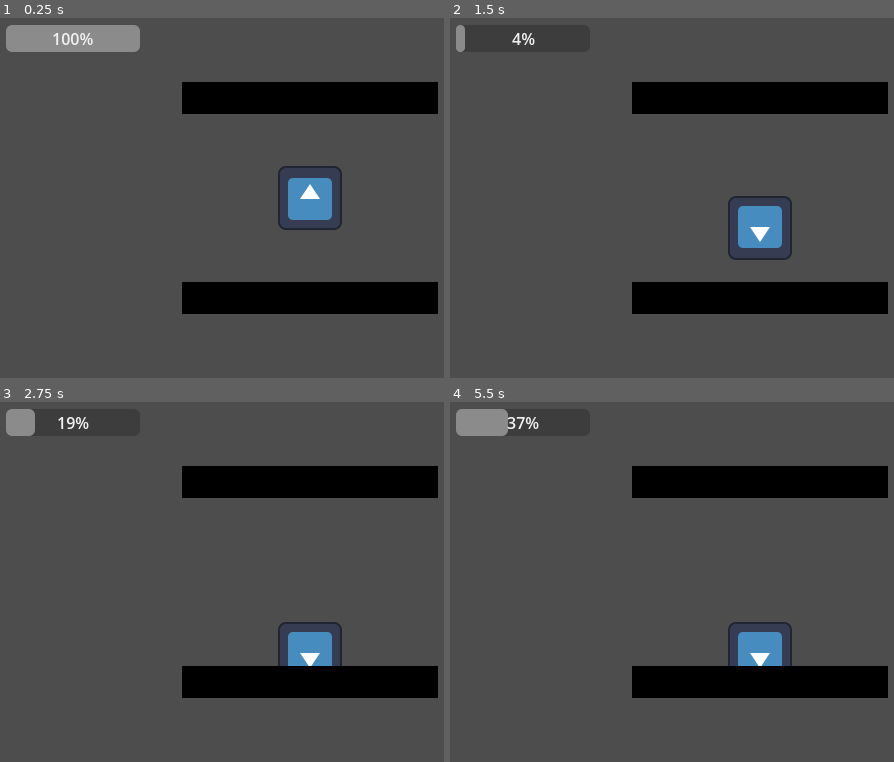
Above: before the commit, frames 1-4 (two rows, left to right).
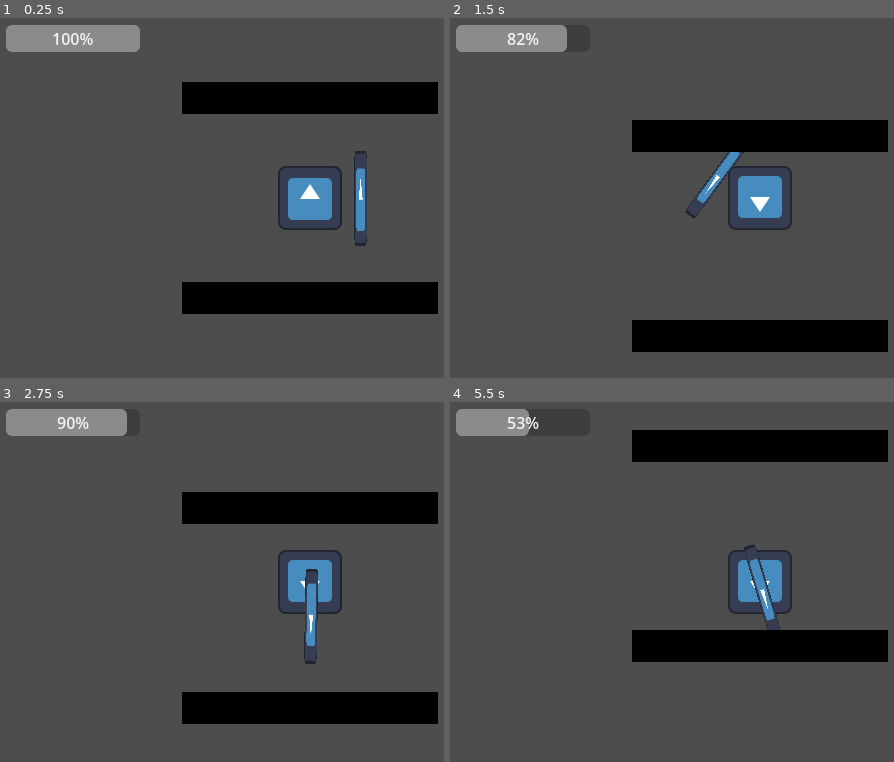
Above: after the commit, the same moments.

Repository: HackUMBC-2026/MainRepo
Game: Godot game, scene res://main.tscn
Same seed, same stepped clock (60 frames per second), same inputs: the game is played once before the commit and once after it. The engine's default icon, where the game draws it, is replaced by a stand-in: a white triangle on a blue panel in a dark square.
Inputs (mouse positions are in pixels of both pictures, inside the frame that each line leads up to):
- Up to frame 1 (0.25 s): no input
- Up to frame 2 (1.5 s): tap Enter at 0.5 s; move the mouse to (outside the picture) at 0.52 s; hold 3 (sword_right, bound only after the commit) 0.53-1.28 s; hold Space (dash) 0.53-1.28 s; tap Shift (sprint) at 0.8, 1.35 s; move the mouse to (632, 216) at 1.27 s; hold S (move_down) from 1.28 s (still down)
- Up to frame 3 (2.75 s): click (182, 600) at 1.55 s; move the mouse to (372, 502) at 2.02 s; release S (move_down) at 2.03 s; press the mouse at (372, 502) at 2.03 s; hold 3 (sword_right, bound only after the commit) from 2.03 s (still down); tap 2 (sword_center, bound only after the commit) at 2.3 s
- Up to frame 4 (5.5 s): move the mouse to (729, 654) at 2.77 s; release 3 (sword_right, bound only after the commit) at 2.78 s; release the mouse at (729, 654) at 2.78 s; hold W (move_up) 2.78-3.53 s; tap 2 (sword_center, bound only after the commit) at 2.85 s; tap 4 (sword_flip, bound only after the commit) at 3.05, 3.6 s; move the mouse to (outside the picture) at 3.52 s; hold Space (dash) 3.53-4.28 s; hold 1 (sword_left, bound only after the commit) 3.53-5.03 s; move the mouse to (569, 528) at 4.27 s; tap Space (dash) at 4.35 s; tap Shift (sprint) at 4.55 s; move the mouse to (791, 582) at 5.02 s; hold S (move_down) from 5.03 s (still down); hold Shift (sprint) from 5.03 s (still down); click (791, 582) at 5.3 s

The runs differ from the first frame. In frame 1, 0.5% of the frame differs, in the area x 79-83%, y 36-64%; in frame 2, 25%, in the area x 1-99%, y 1-93%; in frame 3, 21%; in frame 4, 23%.

Commit message:
Sword Attacks

Diff:
--- a/player/player_(character_body_2d).gd
+++ b/player/player_(character_body_2d).gd
@@ -1,78 +1,239 @@
 extends CharacterBody2D
-
 class_name Player
-
+var heavy_attack_locked: bool = false
+
+@export_group("Health")
 @export var max_health: float = 100.0
 @export var health: float = 100.0
+@export var is_invincible: bool = false
+
+@export_group("Movement")
 @export var move_speed: float = 150.0
 @export var sprint_speed: float = 250.0
-@export var stamina: float = 240
-@export var C_MAX_STAMINA: float = 240
-@export var is_invincible: bool = false
-@export var dash_movement_lock_time: float = 0
-@export var is_dashing: bool = false
+@export var acceleration_time: float = 0.05
+@export var stopping_time: float = 0.03
+
+@export_group("Stamina")
+@export var stamina: float = 240.0
+@export var C_MAX_STAMINA: float = 240.0
+@export var sprint_start_threshold: float = 60.0
+@export var sprint_drain_per_second: float = 60.0
+@export var stamina_regen_per_second: float = 30.0
+
+@export_group("Dash")
 @export var C_DASH_SPEED: float = 1000.0
-@export var C_DASH_DISTANCE: float = 20
+@export var dash_duration: float = 0.18
+@export var dash_cooldown: float = 0.15
+@export var dash_buffer_time: float = 0.1
+@export var dash_stamina_cost: float = 60.0
+
+@export_group("Visuals")
+# Set to 0 to disable the stretch.
+@export var dash_stretch: float = 0.08
+
+@onready var sprite: Sprite2D = $Sprite2D
+
+var is_sprinting: bool = false
+var is_dashing: bool = false
+var dash_movement_lock_time: float = 0.0
 var dash_vector: Vector2 = Vector2.ZERO
-@onready var sprite: Sprite2D = $Sprite2D
-
-
-var is_sprinting: bool = false
-func _physics_process(_delta: float) -> void:
+
+var _facing_direction: Vector2 = Vector2.UP
+var _dash_buffer_left: float = 0.0
+var _dash_cooldown_left: float = 0.0
+var _base_sprite_scale: Vector2
+
+
+func _ready() -> void:
+	_base_sprite_scale = sprite.scale
+
+
+func _physics_process(delta: float) -> void:
+	if heavy_attack_locked:
+		velocity = Vector2.ZERO
+		is_sprinting = false
+		is_dashing = false
+		dash_movement_lock_time = 0.0
+		move_and_slide()
+		return
 	var direction := Input.get_vector(
 		"move_left",
 		"move_right",
 		"move_up",
-        "move_down"
-	)
-	if(Input.is_action_pressed("dash") && stamina > 120.0 && !isMovementLocked()):
-		dash_vector = direction
-		dash_movement_lock_time = C_DASH_DISTANCE
-		stamina -= 120
-		is_dashing = true
-
-	if(is_dashing):
-		velocity = (dash_vector * C_DASH_SPEED) * (1.0 - 0.3 * (dash_movement_lock_time / 30.0) - 0.7 * pow(dash_movement_lock_time / 30.0, 7))
-		dash_movement_lock_time -= 1
-		move_and_slide()
-		if(!dash_movement_lock_time):
-			is_dashing = false
-		return
-
-
+		"move_down"
+	)
+
+	stamina = clampf(stamina, 0.0, C_MAX_STAMINA)
+
+	_dash_buffer_left = maxf(_dash_buffer_left - delta, 0.0)
+	_dash_cooldown_left = maxf(_dash_cooldown_left - delta, 0.0)
+
+	# Remember a press briefly, including presses during a dash.
+	if Input.is_action_just_pressed("dash"):
+		_dash_buffer_left = maxf(dash_buffer_time, delta)
+
+	update_sprint_state()
+
+	if not is_dashing:
+		update_facing(direction)
+
+		if (
+			_dash_buffer_left > 0.0
+			and _dash_cooldown_left <= 0.0
+			and stamina >= dash_stamina_cost
+		):
+			start_dash(direction)
+
+	if is_dashing:
+		process_dash(direction, delta)
+	else:
+		update_stamina(direction, delta)
+		process_normal_movement(direction, delta)
+
+	update_sprite_stretch(delta)
+
+
+func update_sprint_state() -> void:
 	if not Input.is_action_pressed("sprint"):
 		is_sprinting = false
 	elif Input.is_action_just_pressed("sprint"):
-		is_sprinting = stamina > 60
-
-	if stamina <= 0:
-		is_sprinting = false
-
+		is_sprinting = stamina > sprint_start_threshold
+
+	if stamina <= 0.0:
+		is_sprinting = false
+
+
+func update_stamina(direction: Vector2, delta: float) -> void:
 	if is_sprinting and direction != Vector2.ZERO:
-		stamina = maxf(stamina - 1, 0)
-
-		if stamina <= 0:
+		stamina = maxf(
+			stamina - sprint_drain_per_second * delta,
+			0.0
+		)
+
+		if stamina <= 0.0:
 			is_sprinting = false
 	else:
-		stamina = minf(stamina + 0.5, C_MAX_STAMINA)
-
-	if is_sprinting:
-		velocity = direction * sprint_speed
-	else:
-		velocity = direction * move_speed
+		stamina = minf(
+			stamina + stamina_regen_per_second * delta,
+			C_MAX_STAMINA
+		)
+
+
+func normal_speed() -> float:
+	return sprint_speed if is_sprinting else move_speed
+
+
+func process_normal_movement(direction: Vector2, delta: float) -> void:
+	var current_speed := velocity.length()
+	var target_speed := normal_speed() * direction.length()
+	var rate: float
+
+	if target_speed > current_speed:
+		rate = normal_speed() / maxf(acceleration_time, 0.001)
+	else:
+		rate = sprint_speed / maxf(stopping_time, 0.001)
+
+	if direction != Vector2.ZERO:
+		# Smooth the speed, but turn immediately.
+		var new_speed := move_toward(
+			current_speed,
+			target_speed,
+			rate * delta
+		)
+		velocity = direction.normalized() * new_speed
+	else:
+		velocity = velocity.move_toward(Vector2.ZERO, rate * delta)
+
 	move_and_slide()
 
-	update_facing(direction)
+
+func start_dash(direction: Vector2) -> void:
+	dash_vector = (
+		direction.normalized()
+		if direction != Vector2.ZERO
+		else _facing_direction
+	)
+
+	stamina = maxf(stamina - dash_stamina_cost, 0.0)
+
+	if stamina <= 0.0:
+		is_sprinting = false
+
+	is_dashing = true
+	dash_movement_lock_time = maxf(dash_duration, 0.001)
+	_dash_buffer_left = 0.0
+
+	update_facing(dash_vector)
+
+
+func process_dash(direction: Vector2, delta: float) -> void:
+	var progress := clampf(
+		1.0 - dash_movement_lock_time / maxf(dash_duration, 0.001),
+		0.0,
+		1.0
+	)
+
+	# Starts fast, then drops toward ordinary movement speed.
+	var curve := 1.0 - 0.3 * progress - 0.7 * pow(progress, 7.0)
+	var speed := lerpf(normal_speed(), C_DASH_SPEED, curve)
+
+	velocity = dash_vector * speed
+	move_and_slide()
+
+	dash_movement_lock_time = maxf(
+		dash_movement_lock_time - delta,
+		0.0
+	)
+
+	if dash_movement_lock_time <= 0.0:
+		is_dashing = false
+		_dash_cooldown_left = maxf(dash_cooldown, 0.0)
+
+		# Hand control straight back to the held movement input.
+		velocity = direction * normal_speed()
+		update_facing(direction)
+
 
 func isMovementLocked() -> bool:
-	if(dash_movement_lock_time):
-		return true
-	return false
+	return is_dashing
+
+
 func update_facing(direction: Vector2) -> void:
 	if direction == Vector2.ZERO:
 		return
 
 	if absf(direction.x) > absf(direction.y):
-		sprite.rotation_degrees = 90.0 if direction.x > 0.0 else -90.0
-	else:
-		sprite.rotation_degrees = 180.0 if direction.y > 0.0 else 0.0
+		if direction.x > 0.0:
+			_facing_direction = Vector2.RIGHT
+			sprite.rotation_degrees = 90.0
+		else:
+			_facing_direction = Vector2.LEFT
+			sprite.rotation_degrees = -90.0
+	else:
+		if direction.y > 0.0:
+			_facing_direction = Vector2.DOWN
+			sprite.rotation_degrees = 180.0
+		else:
+			_facing_direction = Vector2.UP
+			sprite.rotation_degrees = 0.0
+
+
+func update_sprite_stretch(delta: float) -> void:
+	var target_scale := _base_sprite_scale
+
+	if is_dashing:
+		var local_direction := dash_vector.rotated(
+			-sprite.global_rotation
+		).abs()
+
+		var stretch := Vector2(
+			1.0 + dash_stretch * (local_direction.x - local_direction.y),
+			1.0 + dash_stretch * (local_direction.y - local_direction.x)
+		)
+
+		target_scale *= stretch
+
+	sprite.scale = sprite.scale.lerp(
+		target_scale,
+		1.0 - exp(-25.0 * delta)
+	)
--- /dev/null
+++ b/player/sword_(sprite_2d).gd
@@ -0,0 +1,619 @@
+extends Sprite2D
+
+signal attack_window_started(hilt_first: bool)
+signal attack_window_ended
+signal heavy_impact(world_position: Vector2, charge: float)
+
+enum SwordPosition { LEFT, CENTER, RIGHT }
+enum AttackType { NONE, LEFT, CENTER, HEAVY }
+
+@export var player_sprite: Sprite2D
+@export var camera: Camera2D
+
+@export_group("Sword Tips")
+@export var blade_tip_distance: float = 24.0
+@export var hilt_tip_distance: float = 12.0
+
+@export_group("Floating")
+@export var orbit_speed: float = 10.0
+@export var blade_rotation_speed: float = 8.0
+@export var center_orbit_radius: float = 36.0
+@export var hover_amount: float = 2.0
+@export var hover_frequency: float = 0.8
+@export var sprint_trail_distance: float = 7.0
+@export var dash_trail_distance: float = 18.0
+@export var trail_follow_speed: float = 14.0
+
+@export_group("Left: Double Swipe")
+@export var left_range: float = 100.0
+@export var left_arc_degrees: float = 160.0
+@export var left_swipe_time: float = 0.13
+@export var left_gap_time: float = 0.05
+@export var left_recovery_time: float = 0.10
+
+@export_group("Center: Thrust")
+@export var thrust_range: float = 200.0
+@export var thrust_pullback: float = 10.0
+@export var thrust_windup_time: float = 0.08
+@export var thrust_out_time: float = 0.13
+@export var thrust_return_time: float = 0.15
+
+@export_group("Right: Heavy Slam")
+@export var heavy_range: float = 120.0
+@export var heavy_windback: float = 30.0
+@export var heavy_lift: float = 20.0
+@export var max_charge_time: float = 1.2
+@export var heavy_slam_time: float = 0.20
+@export var heavy_recovery_time: float = 0.32
+@export var shake_time: float = 0.18
+@export var shake_pixels: float = 5.0
+
+@export_group("General")
+@export var attack_cooldown: float = 0.10
+
+var selected_position := SwordPosition.RIGHT
+var hilt_first: bool = false
+var is_attacking: bool = false
+var is_striking: bool = false
+
+var elapsed_time: float = 0.0
+var orbit_angle: float = 0.0
+var orbit_radius: float = 24.0
+var current_orbit_radius: float = 24.0
+var resting_rotation: float = 0.0
+var trail_offset: Vector2 = Vector2.ZERO
+
+var attack_type := AttackType.NONE
+var attack_phase: int = 0
+var phase_time: float = 0.0
+var cooldown_left: float = 0.0
+
+var aim_direction: Vector2 = Vector2.UP
+var aim_angle: float = 0.0
+var tip_target_distance: float = 0.0
+var strike_center_distance: float = 0.0
+
+var attack_start_angle: float = 0.0
+var attack_start_center: Vector2 = Vector2.ZERO
+var attack_angle: float = 0.0
+var attack_center: Vector2 = Vector2.ZERO
+var attack_height: float = 0.0
+var slam_start_center: Vector2 = Vector2.ZERO
+var charge: float = 0.0
+
+var shake_left: float = 0.0
+var shake_offset: Vector2 = Vector2.ZERO
+var camera_rest_offset: Vector2 = Vector2.ZERO
+
+@onready var anchor: Node2D = get_parent() as Node2D
+@onready var player: Player = anchor.get_parent() as Player
+
+
+func _ready() -> void:
+	if not is_instance_valid(player_sprite):
+		push_error("Assign the player's Sprite2D to Player Sprite.")
+		set_process(false)
+		return
+
+	var starting_offset := anchor.position + position
+
+	if starting_offset.length() > 0.0:
+		orbit_radius = starting_offset.length()
+		orbit_angle = Vector2.UP.angle_to(starting_offset)
+
+	current_orbit_radius = orbit_radius
+	resting_rotation = rotation
+
+	if is_instance_valid(camera):
+		camera_rest_offset = camera.offset
+
+
+func _process(delta: float) -> void:
+	elapsed_time += delta
+	cooldown_left = maxf(cooldown_left - delta, 0.0)
+
+	if not is_attacking:
+		read_sword_inputs()
+
+		if Input.is_action_just_pressed("attack") and cooldown_left <= 0.0:
+			start_attack()
+
+	if is_attacking:
+		update_attack(delta)
+	else:
+		update_idle(delta)
+
+	update_trail(delta)
+	update_shake(delta)
+	update_visuals(delta)
+
+
+func read_sword_inputs() -> void:
+	if Input.is_action_just_pressed("sword_left"):
+		selected_position = SwordPosition.LEFT
+	elif Input.is_action_just_pressed("sword_center"):
+		selected_position = SwordPosition.CENTER
+	elif Input.is_action_just_pressed("sword_right"):
+		selected_position = SwordPosition.RIGHT
+
+	if Input.is_action_just_pressed("sword_flip"):
+		hilt_first = not hilt_first
+
+
+func position_angle() -> float:
+	match selected_position:
+		SwordPosition.LEFT:
+			return -PI / 2.0
+		SwordPosition.RIGHT:
+			return PI / 2.0
+		_:
+			return 0.0
+
+
+func resting_radius() -> float:
+	if selected_position == SwordPosition.CENTER:
+		return center_orbit_radius
+	return orbit_radius
+
+
+func update_idle(delta: float) -> void:
+	var amount := 1.0 - exp(-orbit_speed * delta)
+
+	orbit_angle = lerp_angle(
+		orbit_angle,
+		player_sprite.rotation + position_angle(),
+		amount
+	)
+	current_orbit_radius = lerpf(
+		current_orbit_radius,
+		resting_radius(),
+		amount
+	)
+
+
+func striking_tip_distance() -> float:
+	return hilt_tip_distance if hilt_first else blade_tip_distance
+
+
+func capture_mouse_aim(max_range: float) -> void:
+	var mouse_offset := player.to_local(
+		player.get_global_mouse_position()
+	)
+
+	if mouse_offset.length_squared() < 1.0:
+		mouse_offset = Vector2.UP.rotated(player_sprite.rotation)
+
+	aim_direction = mouse_offset.normalized()
+	aim_angle = Vector2.UP.angle_to(aim_direction)
+
+	# This distance is measured to the striking tip.
+	tip_target_distance = minf(mouse_offset.length(), max_range)
+
+	# Put the sprite center behind that tip.
+	strike_center_distance = (
+		tip_target_distance - striking_tip_distance()
+	)
+
+
+func start_attack() -> void:
+	attack_start_angle = orbit_angle
+	attack_start_center = (
+		Vector2.UP.rotated(orbit_angle) * current_orbit_radius
+	)
+	attack_angle = orbit_angle
+	attack_center = attack_start_center
+	attack_height = 0.0
+
+	attack_phase = 0
+	phase_time = 0.0
+	is_attacking = true
+
+	match selected_position:
+		SwordPosition.LEFT:
+			attack_type = AttackType.LEFT
+			capture_mouse_aim(left_range)
+			set_striking(true)
+
+		SwordPosition.CENTER:
+			attack_type = AttackType.CENTER
+			capture_mouse_aim(thrust_range)
+
+		SwordPosition.RIGHT:
+			attack_type = AttackType.HEAVY
+			capture_mouse_aim(heavy_range)
+			charge = 0.0
+			player.heavy_attack_locked = true
+
+
+func update_attack(delta: float) -> void:
+	phase_time += delta
+
+	match attack_type:
+		AttackType.LEFT:
+			update_left_attack()
+
+		AttackType.CENTER:
+			update_thrust()
+
+		AttackType.HEAVY:
+			update_heavy_attack(delta)
+
+
+func next_phase() -> void:
+	attack_phase += 1
+	phase_time = 0.0
+
+
+func finish_attack() -> void:
+	set_striking(false)
+
+	orbit_angle = attack_angle
+	current_orbit_radius = attack_center.length()
+
+	is_attacking = false
+	attack_type = AttackType.NONE
+	player.heavy_attack_locked = false
+	cooldown_left = attack_cooldown
+
+
+func update_left_attack() -> void:
+	var half_arc := deg_to_rad(left_arc_degrees) / 2.0
+
+	match attack_phase:
+		0:
+			# First wide swipe toward the right.
+			var progress := minf(
+				phase_time / maxf(left_swipe_time, 0.001),
+				1.0
+			)
+
+			attack_angle = lerp_angle(
+				attack_start_angle,
+				aim_angle + half_arc,
+				progress
+			)
+			var radius := lerpf(
+				attack_start_center.length(),
+				strike_center_distance,
+				progress
+			)
+			attack_center = Vector2.UP.rotated(attack_angle) * radius
+
+			if progress >= 1.0:
+				set_striking(false)
+				next_phase()
+
+		1:
+			if phase_time >= left_gap_time:
+				next_phase()
+				set_striking(true)
+
+		2:
+			# Second wide swipe back toward the left.
+			var progress := minf(
+				phase_time / maxf(left_swipe_time, 0.001),
+				1.0
+			)
+
+			attack_angle = lerp_angle(
+				aim_angle + half_arc,
+				aim_angle - half_arc,
+				progress
+			)
+			attack_center = (
+				Vector2.UP.rotated(attack_angle)
+				* strike_center_distance
+			)
+
+			if progress >= 1.0:
+				set_striking(false)
+				next_phase()
+
+		3:
+			var progress := minf(
+				phase_time / maxf(left_recovery_time, 0.001),
+				1.0
+			)
+
+			attack_angle = lerp_angle(
+				aim_angle - half_arc,
+				player_sprite.rotation + position_angle(),
+				progress
+			)
+			var radius := lerpf(
+				strike_center_distance,
+				resting_radius(),
+				progress
+			)
+			attack_center = Vector2.UP.rotated(attack_angle) * radius
+
+			if progress >= 1.0:
+				finish_attack()
+
+
+func update_thrust() -> void:
+	var pullback_center := (
+		aim_direction * (resting_radius() - thrust_pullback)
+	)
+	var target_center := (
+		aim_direction * strike_center_distance
+	)
+
+	match attack_phase:
+		0:
+			# Pull back slightly before the thrust.
+			var progress := minf(
+				phase_time / maxf(thrust_windup_time, 0.001),
+				1.0
+			)
+
+			attack_center = attack_start_center.lerp(
+				pullback_center,
+				progress
+			)
+			attack_angle = lerp_angle(
+				attack_start_angle,
+				aim_angle,
+				progress
+			)
+
+			if progress >= 1.0:
+				next_phase()
+				set_striking(true)
+
+		1:
+			# Extend toward the mouse, capped at 200 px to the tip.
+			var progress := minf(
+				phase_time / maxf(thrust_out_time, 0.001),
+				1.0
+			)
+			var eased := 1.0 - pow(1.0 - progress, 3.0)
+
+			attack_center = pullback_center.lerp(
+				target_center,
+				eased
+			)
+			attack_angle = aim_angle
+
+			if progress >= 1.0:
+				set_striking(false)
+				next_phase()
+
+		2:
+			var progress := minf(
+				phase_time / maxf(thrust_return_time, 0.001),
+				1.0
+			)
+
+			var rest_center := (
+				Vector2.UP.rotated(
+					player_sprite.rotation + position_angle()
+				) * resting_radius()
+			)
+
+			attack_center = target_center.lerp(
+				rest_center,
+				progress
+			)
+			attack_angle = lerp_angle(
+				aim_angle,
+				player_sprite.rotation + position_angle(),
+				progress
+			)
+
+			if progress >= 1.0:
+				finish_attack()
+
+
+func update_heavy_attack(delta: float) -> void:
+	match attack_phase:
+		0:
+			# Keep following the mouse while the button is held.
+			capture_mouse_aim(heavy_range)
+			charge = minf(
+				phase_time / maxf(max_charge_time, 0.001),
+				1.0
+			)
+
+			var windback_center := (
+				-aim_direction * heavy_windback
+			)
+			var amount := 1.0 - exp(-orbit_speed * delta)
+
+			attack_center = attack_center.lerp(
+				windback_center,
+				amount
+			)
+			attack_angle = lerp_angle(
+				attack_angle,
+				aim_angle,
+				amount
+			)
+			attack_height = lerpf(
+				attack_height,
+				heavy_lift,
+				amount
+			)
+
+			# Full charge stays held. Only releasing starts the slam.
+			if not Input.is_action_pressed("attack"):
+				slam_start_center = attack_center
+				next_phase()
+
+		1:
+			# Bring the raised sword down toward the target.
+			var progress := minf(
+				phase_time / maxf(heavy_slam_time, 0.001),
+				1.0
+			)
+			var eased := 1.0 - pow(1.0 - progress, 3.0)
+
+			var target_center := (
+				aim_direction * strike_center_distance
+			)
+
+			attack_center = slam_start_center.lerp(
+				target_center,
+				eased
+			)
+			attack_angle = aim_angle
+			attack_height = lerpf(
+				heavy_lift,
+				0.0,
+				eased
+			)
+
+			if progress >= 1.0:
+				trigger_heavy_impact()
+				next_phase()
+
+		2:
+			# The player remains stopped briefly after impact.
+			var progress := minf(
+				phase_time / maxf(heavy_recovery_time, 0.001),
+				1.0
+			)
+
+			var target_center := (
+				aim_direction * strike_center_distance
+			)
+			var rest_center := (
+				Vector2.UP.rotated(
+					player_sprite.rotation + position_angle()
+				) * resting_radius()
+			)
+
+			attack_center = target_center.lerp(
+				rest_center,
+				progress
+			)
+			attack_angle = lerp_angle(
+				aim_angle,
+				player_sprite.rotation + position_angle(),
+				progress
+			)
+
+			if progress >= 1.0:
+				finish_attack()
+
+
+func set_striking(value: bool) -> void:
+	if is_striking == value:
+		return
+
+	is_striking = value
+
+	if value:
+		attack_window_started.emit(hilt_first)
+	else:
+		attack_window_ended.emit()
+
+
+func trigger_heavy_impact() -> void:
+	var impact_position := player.to_global(
+		aim_direction * tip_target_distance
+	)
+	heavy_impact.emit(impact_position, charge)
+
+	if charge < 0.999:
+		return
+
+	camera = get_viewport().get_camera_2d()
+
+	if not is_instance_valid(camera):
+		push_warning("Heavy attack cannot shake: no active Camera2D.")
+		return
+
+	camera_rest_offset = camera.offset
+	shake_left = shake_time
+
+
+func update_trail(delta: float) -> void:
+	var distance := 0.0
+
+	if not is_attacking:
+		if player.is_dashing:
+			distance = dash_trail_distance
+		elif player.is_sprinting:
+			distance = sprint_trail_distance
+
+	var target := Vector2.ZERO
+	var movement := player.get_real_velocity()
+
+	if movement != Vector2.ZERO:
+		target = -movement.normalized() * distance
+
+	trail_offset = trail_offset.lerp(
+		target,
+		1.0 - exp(-trail_follow_speed * delta)
+	)
+
+
+func update_shake(delta: float) -> void:
+	if shake_left > 0.0:
+		shake_left = maxf(shake_left - delta, 0.0)
+
+		var strength := (
+			shake_pixels
+			* (0.5 + charge * 0.5)
+			* shake_left
+			/ maxf(shake_time, 0.001)
+		)
+
+		shake_offset = Vector2(
+			randf_range(-strength, strength),
+			randf_range(-strength, strength)
+		)
+
+		if is_instance_valid(camera):
+			camera.offset = camera_rest_offset + shake_offset
+	else:
+		shake_offset = Vector2.ZERO
+
+		if is_instance_valid(camera) and camera.offset != camera_rest_offset:
+			camera.offset = camera_rest_offset
+
+
+func update_visuals(delta: float) -> void:
+	var phase := elapsed_time * TAU * hover_frequency
+	var hover_offset := Vector2(
+		sin(phase),
+		cos(phase * 0.7)
+	) * hover_amount
+
+	var center: Vector2
+
+	if is_attacking:
+		center = attack_center
+	else:
+		center = (
+			Vector2.UP.rotated(orbit_angle)
+			* current_orbit_radius
+		)
+
+	global_position = (
+		player.to_global(center)
+		+ hover_offset
+		+ trail_offset
+		+ shake_offset * 0.25
+		+ Vector2.UP * attack_height
+	)
+
+	var target_rotation: float
+
+	if is_attacking:
+		# Point the striking end outward during attacks.
+		target_rotation = player.global_rotation + attack_angle
+	else:
+		target_rotation = player_sprite.global_rotation
+
+	target_rotation += resting_rotation
+
+	if hilt_first:
+		target_rotation += PI
+
+	global_rotation = lerp_angle(
+		global_rotation,
+		target_rotation,
+		1.0 - exp(-blade_rotation_speed * delta)
+	)
--- a/player_(character_body_2d).tscn
+++ b/player_(character_body_2d).tscn
@@ -2,6 +2,7 @@
 
 [ext_resource type="Script" uid="uid://ccrmwflrew4pv" path="res://player/player_(character_body_2d).gd" id="1_duqy3"]
 [ext_resource type="Texture2D" uid="uid://crh8wkmq7wrhx" path="res://icon.svg" id="2_k6qw6"]
+[ext_resource type="Script" uid="uid://d1ciqepfgtprf" path="res://player/sword_(sprite_2d).gd" id="3_k6qw6"]
 
 [sub_resource type="CircleShape2D" id="CircleShape2D_7imt7"]
 radius = 12.0
@@ -16,3 +17,15 @@
 
 [node name="CollisionShape2D" type="CollisionShape2D" parent="." unique_id=998772204]
 shape = SubResource("CircleShape2D_7imt7")
+
+[node name="Sword Anchor (Node2D)" type="Node2D" parent="." unique_id=632644628]
+position = Vector2(59, 1)
+
+[node name="Sword (Sprite2D)" type="Sprite2D" parent="Sword Anchor (Node2D)" unique_id=1229185269 node_paths=PackedStringArray("player_sprite")]
+position = Vector2(-12, -14)
+scale = Vector2(0.1, 0.742)
+texture = ExtResource("2_k6qw6")
+script = ExtResource("3_k6qw6")
+player_sprite = NodePath("../../Sprite2D")
+
+[node name="Camera2D" type="Camera2D" parent="." unique_id=661474674]
--- a/project.godot
+++ b/project.godot
@@ -59,6 +59,31 @@
 "events": [Object(InputEventKey,"resource_local_to_scene":false,"resource_name":"","device":-1,"window_id":0,"alt_press …(191 unchanged characters)…
 ]
 }
+sword_center={
+"deadzone": 0.2,
+"events": [Object(InputEventKey,"resource_local_to_scene":false,"resource_name":"","device":-1,"window_id":0,"alt_pressed":false,"shift_pressed":false,"ctrl_pressed":false,"meta_pressed":false,"pressed":false,"keycode":0,"physical_keycode":50,"key_label":0,"unicode":50,"location":0,"echo":false,"script":null)
+]
+}
+sword_left={
+"deadzone": 0.2,
+"events": [Object(InputEventKey,"resource_local_to_scene":false,"resource_name":"","device":-1,"window_id":0,"alt_pressed":false,"shift_pressed":false,"ctrl_pressed":false,"meta_pressed":false,"pressed":false,"keycode":0,"physical_keycode":49,"key_label":0,"unicode":49,"location":0,"echo":false,"script":null)
+]
+}
+sword_right={
+"deadzone": 0.2,
+"events": [Object(InputEventKey,"resource_local_to_scene":false,"resource_name":"","device":-1,"window_id":0,"alt_pressed":false,"shift_pressed":false,"ctrl_pressed":false,"meta_pressed":false,"pressed":false,"keycode":0,"physical_keycode":51,"key_label":0,"unicode":51,"location":0,"echo":false,"script":null)
+]
+}
+sword_flip={
+"deadzone": 0.2,
+"events": [Object(InputEventKey,"resource_local_to_scene":false,"resource_name":"","device":-1,"window_id":0,"alt_pressed":false,"shift_pressed":false,"ctrl_pressed":false,"meta_pressed":false,"pressed":false,"keycode":0,"physical_keycode":52,"key_label":0,"unicode":52,"location":0,"echo":false,"script":null)
+]
+}
+attack={
+"deadzone": 0.2,
+"events": [Object(InputEventMouseButton,"resource_local_to_scene":false,"resource_name":"","device":-1,"window_id":0,"alt_pressed":false,"shift_pressed":false,"ctrl_pressed":false,"meta_pressed":false,"button_mask":1,"position":Vector2(319, 32),"global_position":Vector2(338, 128),"factor":1.0,"button_index":1,"canceled":false,"pressed":true,"double_click":false,"script":null)
+]
+}
 
 [physics]
 
Not shown, added: player/sword_(sprite_2d).gd.uid
